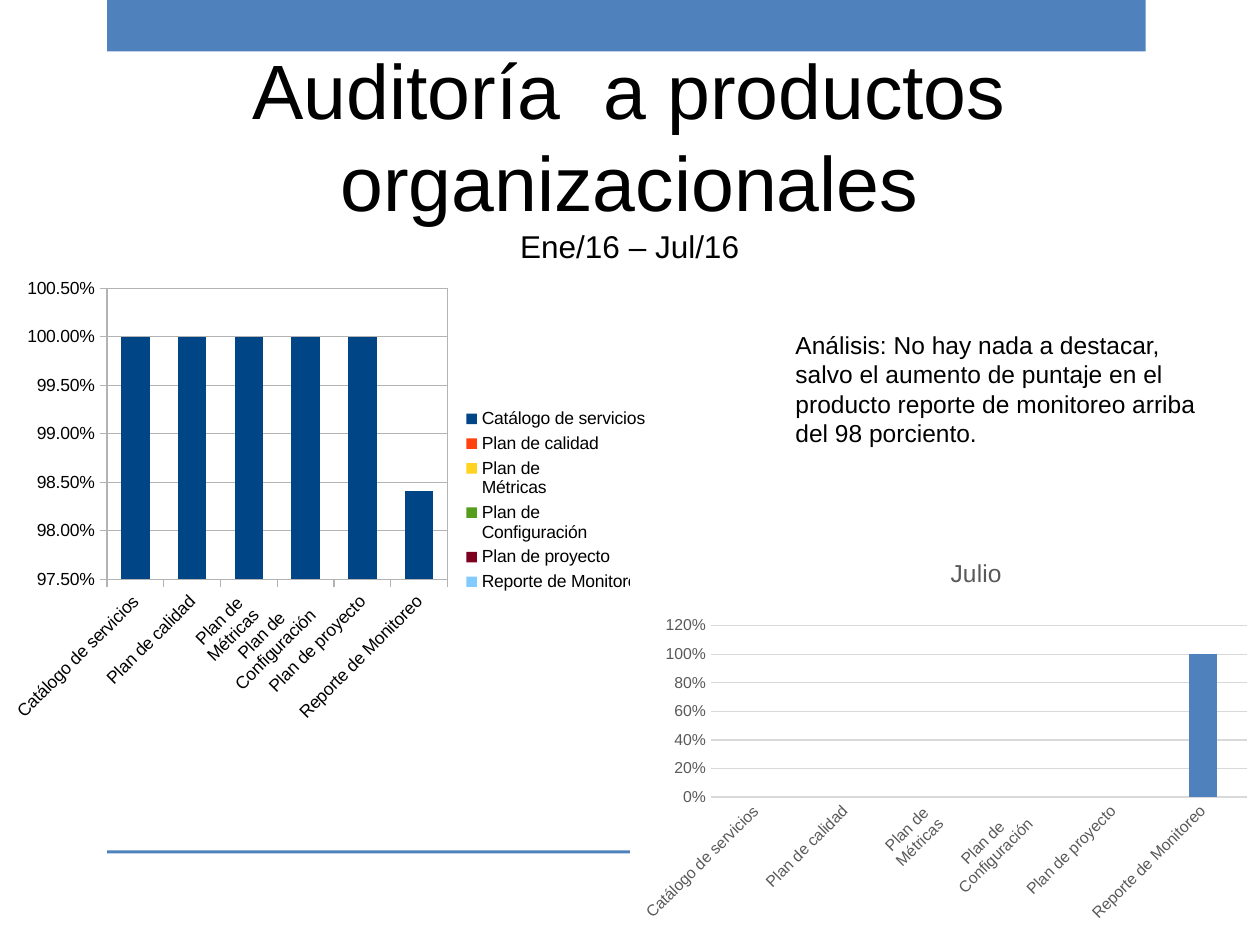
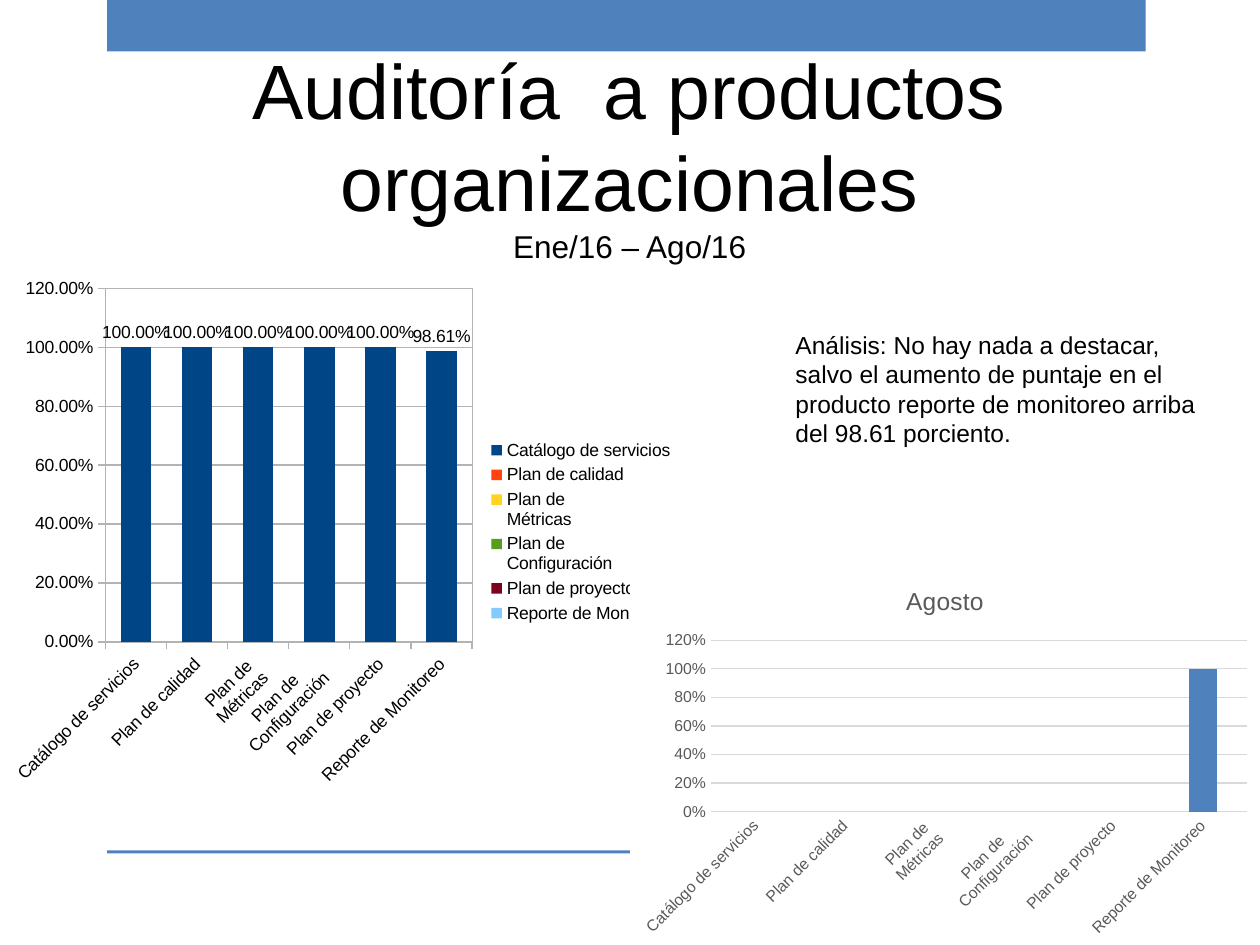
Before and after one commit to ricardo-novelasos/SOSQTP, a slide deck: slide 13 of Proyectos/2016/Métricas y monitoreo/Reporte_monitoreo_2016.pptx. Drawn at 1260x945 pixels with LibreOffice and Linux fonts; fonts in the diff are those of the drawing; background and template pictures are left out. Boxes give left, top, right and bottom in pixels: in the first picture for what was removed or moved away, otherwise in the second. Text is boxed around its words. In the diff, an @@ line names an element or a change of style, - is before the commit and + after.

Commit message:
Monitoreo Agosto, 2016

```diff
--- a/Proyectos/2016/Métricas y monitoreo/Reporte_monitoreo_2016.pptx
+++ b/Proyectos/2016/Métricas y monitoreo/Reporte_monitoreo_2016.pptx
@@ text at (x1=513, y1=235, x2=746, y2=264): text changed @@
-Ene/16 – Jul/16
+Ene/16 – Ago/16
@@ column chart at (x1=0, y1=268, x2=688, y2=796) @@
@@ Productos Organizacionales, Reporte de Monitoreo: 0.98 to 0.9861 @@
@@ data labels of Productos Organizacionales added @@
@@ value axis changed @@
@@ column chart resized from (x1=0, y1=270, x2=663, y2=732) to (x1=0, y1=268, x2=688, y2=796) @@
@@ text at (x1=795, y1=336, x2=1195, y2=447): text changed @@
-Análisis: No hay nada a destacar, salvo el aumento de puntaje en el producto reporte de monitoreo arriba del 98 porciento.
+Análisis: No hay nada a destacar, salvo el aumento de puntaje en el producto reporte de monitoreo arriba del 98.61 porciento.
@@ column chart at (x1=630, y1=567, x2=1260, y2=945) @@
@@ title "Julio" to "Agosto" @@
-Julio: -, -, -, -, -, 1
+Agosto: -, -, -, -, -, 1
@@ column chart moved from (x1=630, y1=552, x2=1260, y2=930) to (x1=630, y1=567, x2=1260, y2=945) @@
```
Also in this commit, not shown: 20 other slides changed, 1 other file.
